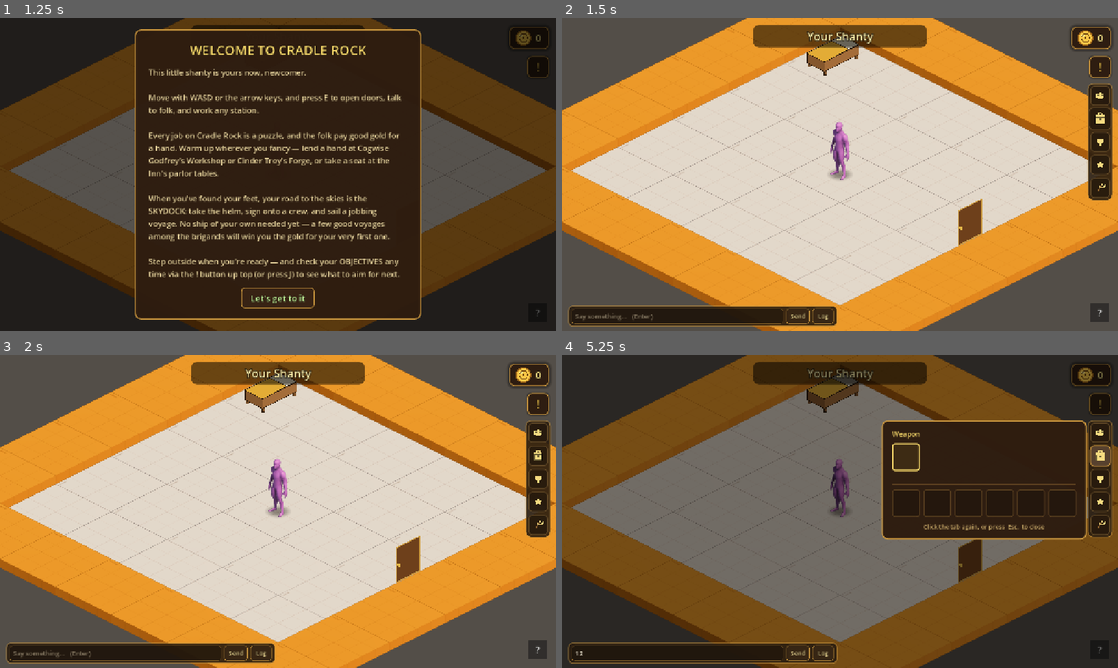
Above: before the commit, frames 1-4 (two rows, left to right).
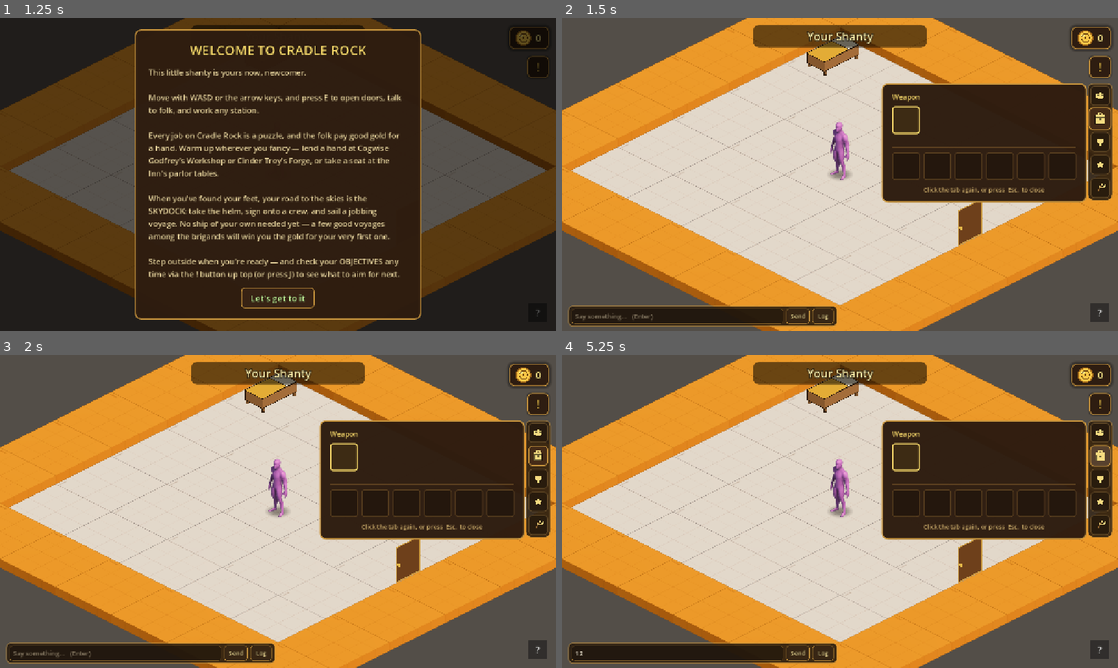
Above: after the commit, the same moments.

Repository: TairoyZone/shivaliva-shanty
Game: Godot game, scene res://main.tscn
The game is run twice, just before and just after one commit, with the same random seed, the same clock (stepped at 60 frames per second) and the same inputs.
Inputs (mouse positions are in pixels of both pictures, inside the frame that each line leads up to):
- Up to frame 1 (1.25 s): click "New Game" at 0.5 s
- Up to frame 2 (1.5 s): click "Let's get to it" at 1.25 s
- Up to frame 3 (2 s): no input
- Up to frame 4 (5.25 s): click (678, 652) at 2.02 s; type "12" at 2.1 s; click "!" at 2.75 s; click "X" at 3.5 s; click (1101, 433) at 4.27 s; click (1101, 455) at 5.02 s

Frame 1 is identical in both runs. In frame 2, 14% of the frame differs, in the area x 57-99%, y 20-60%; in frame 3, 14%; in frame 4, 81%, in the area x 0-100%, y 0-100%.

Commit message:
feat(ui): user panel is now ALWAYS docked (YPP-style) — non-modal, pane always shown
Per Troy: make the Sunshine widget always visible like YPP (so he can direct from there). The pane is now
permanently docked + non-modal: no full-screen dim, the world keeps moving, Esc opens the pause menu (not
the panel). Clicking a rail tab just switches the page; is_open() returns false (never blocks); close() is a
no-op. Default tab shown on build. Verified: headless scan parses clean.

Co-Authored-By: Claude Opus 4.8 (1M context) <noreply@anthropic.com>

Diff:
--- a/interface/inventory_panel/inventory_panel.gd
+++ b/interface/inventory_panel/inventory_panel.gd
@@ -33,7 +33,6 @@
 ]
 
 
-var _dim : ColorRect
 var _window : PanelContainer
 ## The "items" (Backpack) page — a Weapon equip bar above the backpack slot grid.
 var _items_page : VBoxContainer
@@ -51,9 +50,8 @@
 var _current_help_label : Label
 var _puzzle_help_text : String = ""
 var _rail_buttons : Dictionary = {}   # tab id → its rail Button (for active-state styling)
-## "tutorial" / "items" / "relationships" / "profile".
+## The always-docked pane's active tab: "tutorial" / "items" / "relationships" / "profile".
 var _current_tab : String = "items"
-var _is_open : bool = false           # is the content pane EXPANDED (the rail is always visible)
 
 
 func _ready() -> void:
@@ -82,18 +80,8 @@
 
 func _build_skeleton() -> void:
 
-	# Dim backdrop — only while the pane is OPEN; a click on it folds the panel.
-	_dim = ColorRect.new()
-	_dim.color = COLOR_DIM
-	_dim.anchor_right = 1.0
-	_dim.anchor_bottom = 1.0
-	_dim.mouse_filter = Control.MOUSE_FILTER_STOP
-	_dim.visible = false
-	_dim.gui_input.connect(_on_dim_input)
-	add_child(_dim)
-
-	# Left-docked content window (hidden until a tab opens). Anchored top-left, just right of the rail,
-	# grows to fit its page (so the wide Hearts/Profile views still fit).
+	# Right-docked content PANE — ALWAYS shown (YPP-style always-docked widget); clicking a rail tab just
+	# changes its page. No full-screen dim: it's non-modal, you play with it open.
 	_window = PanelContainer.new()
 	_window.add_theme_stylebox_override("panel", _window_style())
 	# Corner-pin the window just LEFT of the rail + BELOW the top HUD, growing left + down to fit its page
@@ -108,7 +96,6 @@
 	_window.offset_bottom = 150.0
 	_window.grow_horizontal = Control.GROW_DIRECTION_BEGIN
 	_window.grow_vertical = Control.GROW_DIRECTION_END
-	_window.visible = false
 	add_child(_window)
 
 	var vbox : VBoxContainer = VBoxContainer.new()
@@ -157,9 +144,9 @@
 	hint.horizontal_alignment = HORIZONTAL_ALIGNMENT_CENTER
 	vbox.add_child(hint)
 
-	# The RAIL last, so it draws on top of the dim and stays clickable while the pane is open.
+	# The RAIL last so it draws over the pane edge + stays clickable.
 	_build_rail()
-	_update_rail_styles()
+	_switch_tab(_current_tab)   # show the default page (the pane is always docked open)
 
 
 # The always-visible left tab rail — a slim brass strip of icon buttons.
@@ -227,14 +214,11 @@
 		Juice.bump(btn, 1.22, 0.26)
 
 
-# Click a rail tab: open it — or FOLD if it's already the open one (the YPP "click the open tab" mechanic).
+# Click a rail tab → switch the always-docked pane to it.
 func _on_rail_pressed(tab: String) -> void:
 
 	ChatBox.drop_focus()
-	if _is_open and _current_tab == tab:
-		close()
-	else:
-		open(tab)
+	open(tab)
 
 
 func _build_tutorial_page() -> Control:
@@ -314,8 +298,7 @@
 func _update_rail_styles() -> void:
 
 	for tab in _rail_buttons:
-		var active : bool = _is_open and _current_tab == tab
-		_style_rail_button(_rail_buttons[tab], active)
+		_style_rail_button(_rail_buttons[tab], _current_tab == tab)
 
 
 func _style_rail_button(btn: Button, active: bool) -> void:
@@ -338,54 +321,26 @@
 
 # --- Open / close (fold) ---------------------------------------------
 
+# The panel is ALWAYS docked + non-modal (YPP-style), so it never "blocks": is_open stays false (the world
+# keeps moving + Esc opens the pause menu, not the panel), and close() is a no-op. open()/toggle() pick a tab.
 func is_open() -> bool:
 
-	return _is_open
+	return false
 
 
 func open(tab : String = "items") -> void:
 
-	var was_open : bool = _is_open
-	_is_open = true
 	_switch_tab(tab)
-	_dim.visible = true
-	_window.visible = true
-	if not was_open:
-		# Fade the pane in (animate-everything; the rail itself never blinks).
-		_dim.modulate.a = 0.0
-		_window.modulate.a = 0.0
-		var tw : Tween = create_tween().set_parallel(true)
-		tw.tween_property(_dim, "modulate:a", 1.0, 0.12)
-		tw.tween_property(_window, "modulate:a", 1.0, 0.14).set_trans(Tween.TRANS_QUAD).set_ease(Tween.EASE_OUT)
 
 
 func close() -> void:
 
-	if not _is_open:
-		return
-	_is_open = false
-	_update_rail_styles()
-	var tw : Tween = create_tween()
-	tw.set_parallel(true)
-	tw.tween_property(_dim, "modulate:a", 0.0, 0.10)
-	tw.tween_property(_window, "modulate:a", 0.0, 0.12)
-	tw.set_parallel(false)
-	tw.tween_callback(_hide_pane_if_closed)
-
-
-func _hide_pane_if_closed() -> void:
-
-	if not _is_open:
-		_dim.visible = false
-		_window.visible = false
+	pass
 
 
 func toggle() -> void:
 
-	if _is_open:
-		close()
-	else:
-		open("items")
+	open("items")
 
 
 func current_tab() -> String:
@@ -420,17 +375,11 @@
 	_refresh()
 
 
-func _on_dim_input(event: InputEvent) -> void:
-
-	if event is InputEventMouseButton and event.pressed:
-		close()
-
-
 # --- Contents --------------------------------------------------------
 
 func _on_inventory_changed() -> void:
 
-	if _is_open and _current_tab == "items":
+	if _current_tab == "items":
 		_refresh()
 
 
